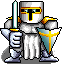
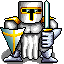
Two versions of the same layered image (64×64). Layer-by-layer changes:
painted on "Layer 9" over [18, 22, 44, 60]
renamed "Layer 8" to "Layer 11", painted on it over [0, 0, 62, 63]
removed layer "Layer 7" over [0, 0, 62, 63]
"Layer 10": opacity 57% → 51%, painted on it over [1, 44, 56, 64]
